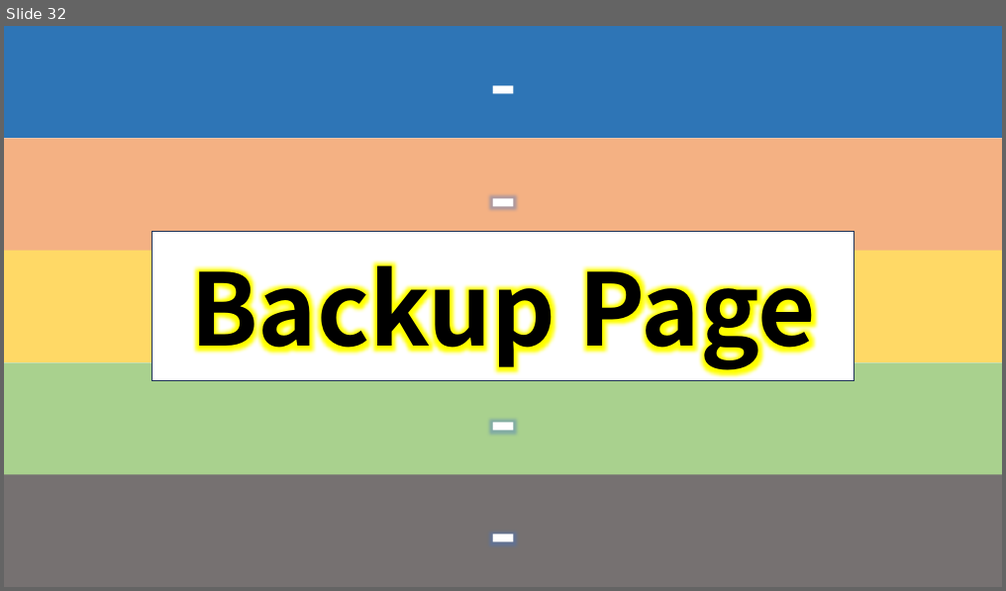
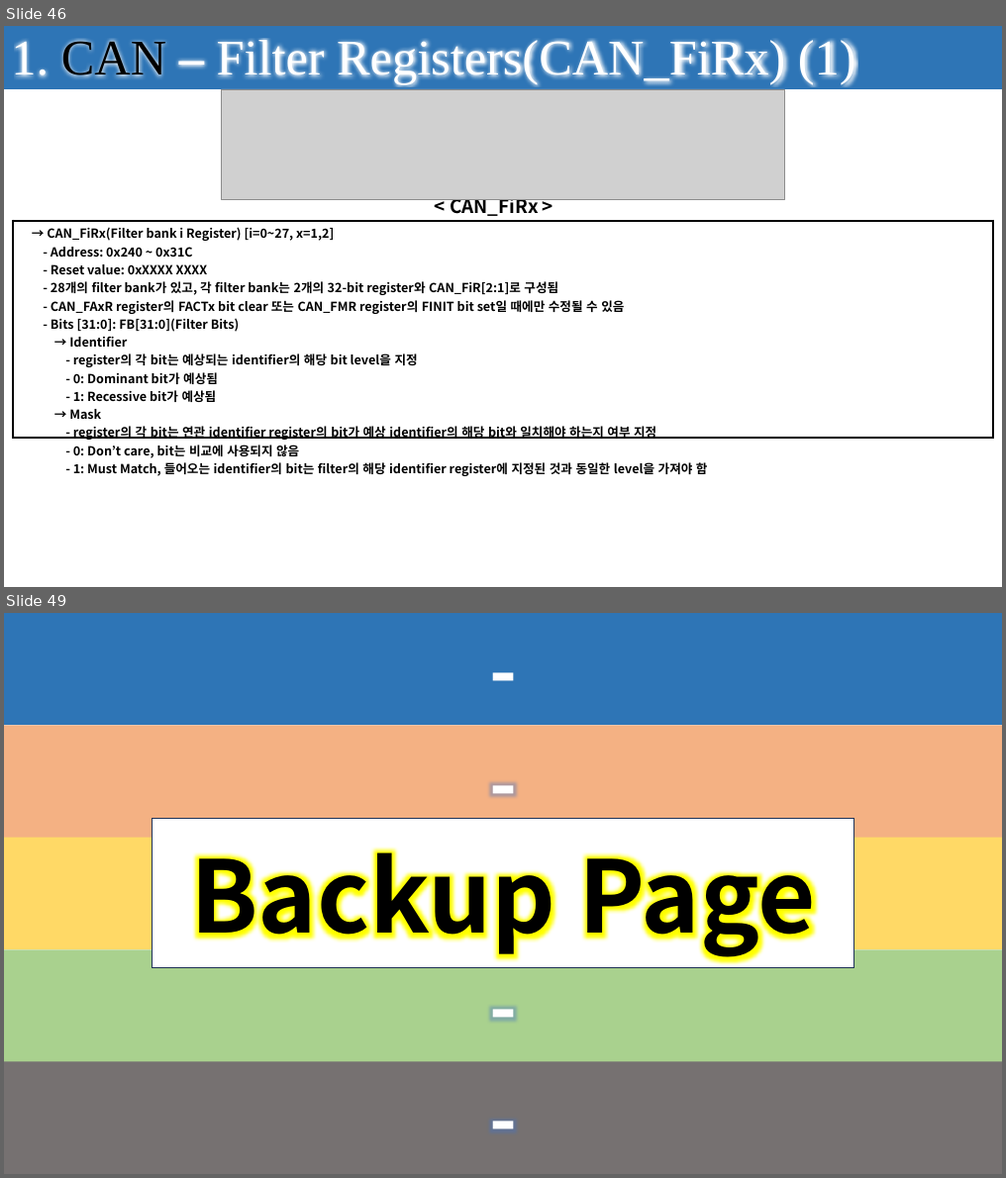
Before and after one commit to seonghokim/Study, a slide deck: Study Material/Firmware Explanation.pptx. Shown one above the other, each under a label of ours: slide 32 before the commit, slides 46 and 49 after it; the slides between them are not shown. The pictures are 1006x591 and 1006x1178 pixels, drawn with LibreOffice and Linux fonts; fonts in the diff are those of the drawing; grey boxes stand for pictures. Boxes give left, top, right and bottom in pixels: in the first picture for what was removed or moved away, otherwise in the second. Text is boxed around its words. In the diff, an @@ line names an element or a change of style, - is before the commit and + after.

```diff
--- a/Study Material/Firmware Explanation.pptx
+++ b/Study Material/Firmware Explanation.pptx
@@ slide 46 added at bbox=[4, 26, 1002, 587], background #FFFFFF @@
@@ rectangle added at bbox=[4, 26, 1002, 89], fill #404040 @@
@@ rectangle added at bbox=[4, 26, 1002, 89], fill #2E75B6, 48 pt, text #FFFFFF @@
+1. CAN – Filter Registers(CAN_FiRx) (1)
@@ picture added at bbox=[222, 89, 785, 200] @@
@@ text added at bbox=[450, 199, 538, 218], 18 pt, text #000000, bold @@
+< CAN_FiRx >
@@ table added at bbox=[13, 221, 994, 480], 1 rows, 1 columns @@
+→ CAN_FiRx(Filter bank i Register) [i=0~27, x=1,2] / - Address: 0x240 ~ 0x31C / - Reset value: 0xXXXX XXXX / - 28개의 filter bank가 있고, 각 filter bank는 2개의 32-bit register와 CAN_FiR[2:1]로 구성됨 / - CAN_FAxR register의 FACTx bit clear 또는 CAN_FMR register의 FINIT bit set일 때에만 수정될 수 있음 / - Bits [31:0]: FB[31:0](Filter Bits) / → Identifier / - register의 각 bit는 예상되는 identifier의 해당 bit level을 지정 / - 0: Dominant bit가 예상됨 / - 1: Recessive bit가 예상됨 / → Mask / - register의 각 bit는 연관 identifier register의 bit가 예상 identifier의 해당 bit와 일치해야 하는지 여부 지정 / - 0: Don’t care, bit는 비교에 사용되지 않음 / - 1: Must Match, 들어오는 identifier의 bit는 filter의 해당 identifier register에 지정된 것과 동일한 level을 가져야 함
@@ what was slide 32 is now slide 49 @@
```
Also in this commit, not shown: 2 slides changed, 26 other slides added, 10 slides removed.
